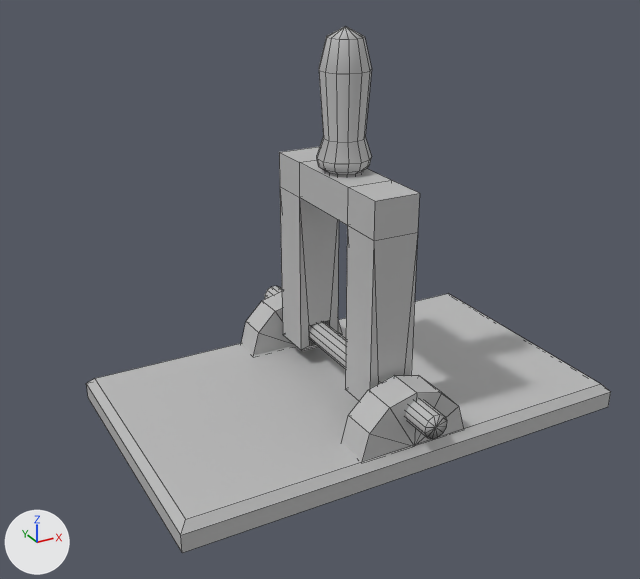
Two versions of the FBX model Assets/Models/lever.fbx, one commit apart.
The view is the same before and after, from a camera (50 mm lens) standing at (-0.0614, -0.1662, 0.07) and looking at (-0.0063, -0.066, 0.0199). The axes (+X, +Y, +Z) are drawn at lower left. The lights are the same throughout. Mesh edges are drawn as thin lines. Where no turn or scale is listed for an object, it has been applied to the vertices.
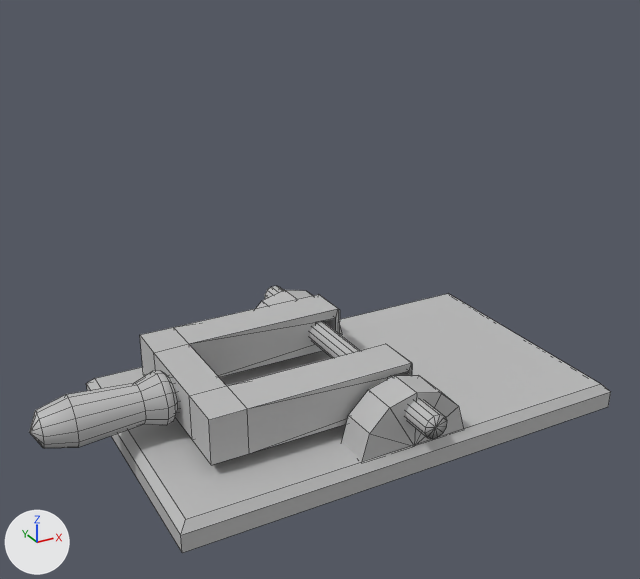
Where the change shows, as pixel boxes (x1, y1, x2, y2) in the pictures (640 x 579 px; the box of a moved part takes in the faces that stretch with it):
'pCylinder7', reshaped, moved (11% wider, 49% shorter): before (86, 26, 611, 553); after (29, 286, 611, 553)
part 1 of me_mesh, moved or reshaped: before (317, 26, 372, 176); after (29, 371, 179, 448)
part 2 of me_mesh, moved or reshaped: before (279, 147, 420, 401); after (140, 295, 413, 465)
part 3 of me_mesh, moved or reshaped: (342, 375, 463, 461) in both
part 4 of me_mesh, moved or reshaped: (265, 286, 447, 439) in both
part 5 of me_mesh, moved or reshaped: before (241, 291, 342, 355); after (256, 290, 342, 334)
part 6 of me_mesh, moved or reshaped: (86, 294, 611, 553) in both

The change, as a diff of the scene's bpy script:
```diff
--- a/Assets/Models/lever.fbx.py
+++ b/Assets/Models/lever.fbx.py
@@ me_mesh @@
 me_mesh.from_pydata(...)  # 211 vertices, 240 faces; spans x -0.0349..0.0349, y -0.024..0.024, z -0.0284..0.0284
 # used by ob_pcylinder7; location = (0.0, -0.0628, 0.0265)
+# me_mesh part 1: the loose piece of 93 vertices spanning x -0.0043..0.0033, y -0.0034..0.0042, z 0.0065..0.0284 is turned -90.1 degrees about the y axis through its middle, then moved by (-0.0358, -0.0628, -0.0104)
+# me_mesh part 2: the loose piece of 48 vertices spanning x -0.0039..0.0029, y -0.0132..0.0138, z -0.0224..0.0088 is turned -90.1 degrees about the y axis through its middle, then moved by (-0.0116, -0.0628, 0.0138)
+# me_mesh part 3: the loose piece of 16 vertices spanning x -0.0091..0.0077, y -0.0197..-0.0142, z -0.0249..-0.0165 is moved by (0.0, -0.0628, 0.0265)
+# me_mesh part 4: the loose piece of 26 vertices spanning x -0.0023..0.0012, y -0.024..0.024, z -0.0212..-0.0177 is moved by (0.0, -0.0628, 0.0265)
+# me_mesh part 5: the loose piece of 16 vertices spanning x -0.0091..0.0077, y 0.0144..0.0195, z -0.0249..-0.0165 is moved by (0.0, -0.0628, 0.0265)
+# me_mesh part 6: the loose piece of 12 vertices spanning x -0.0349..0.0349, y -0.0209..0.0206, z -0.0284..-0.0246 is moved by (0.0, -0.0628, 0.0265)
 me_mesh.materials.append(mat_lambert1)
@@ ob_pcylinder7 @@
 ob_pcylinder7 = bpy.data.objects.new('pCylinder7', me_mesh)
-ob_pcylinder7.location = (0.0, -0.0628, 0.0265)
+ob_pcylinder7.location = (0.0, 0.0, 0.0)
```
